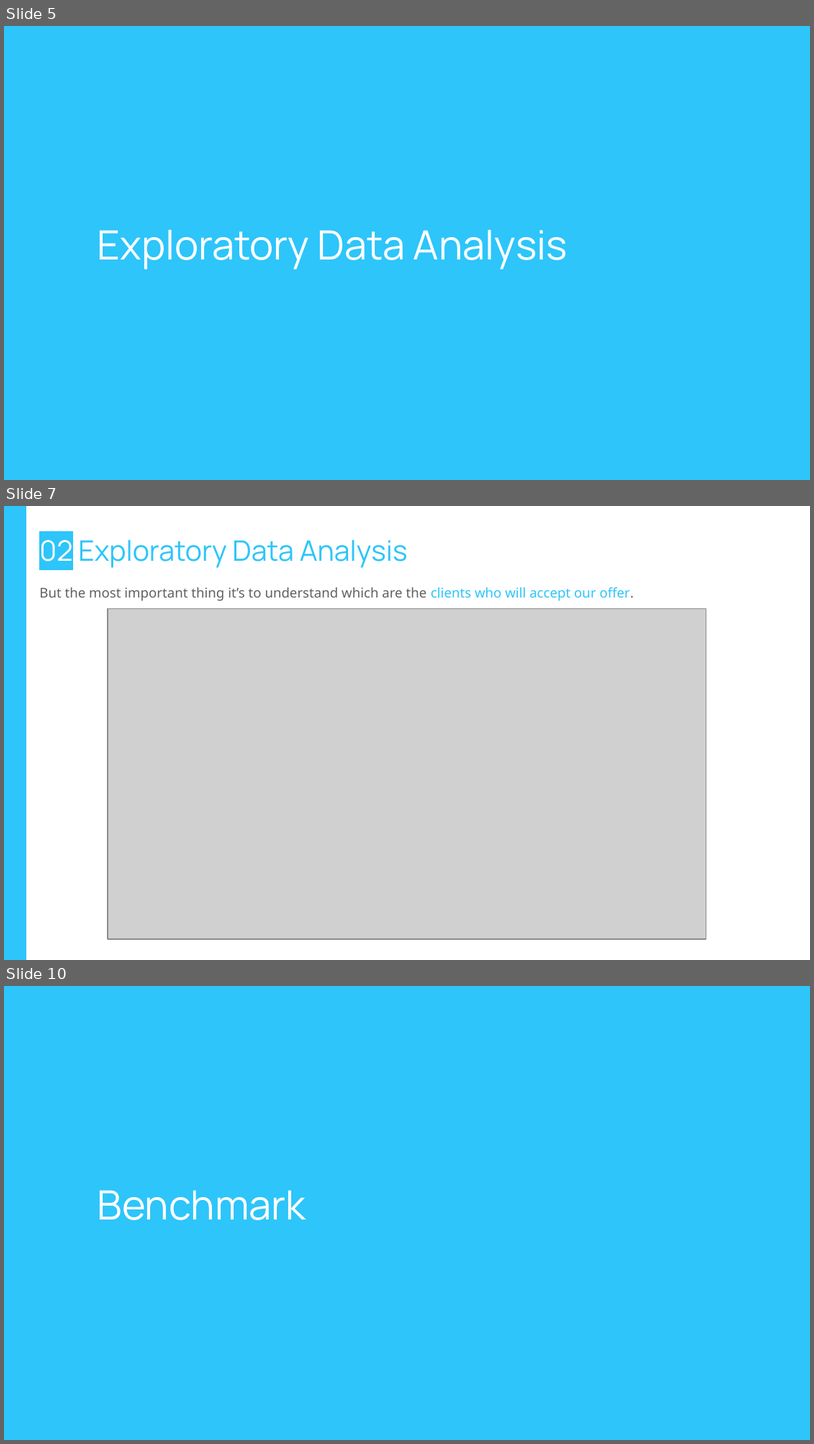
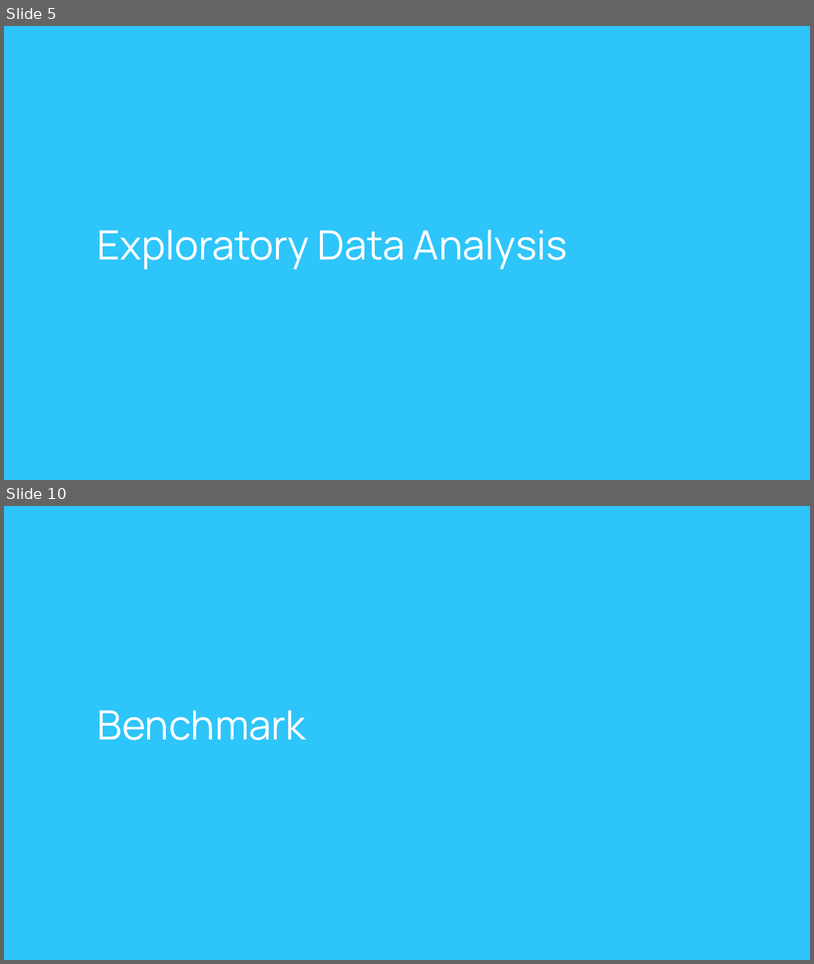
Before and after one commit to dplazau/ironhack-bootcamp, a slide deck: projects/ironhack-final-project/src/presentation/final-project-slides.pptx. Shown one above the other, each under a label of ours: slides 5, 7 and 10 before the commit, slides 5 and 10 after it; the slides between them are not shown. The pictures are 814x1444 and 814x964 pixels, drawn with LibreOffice and Linux fonts; fonts in the diff are those of the drawing; grey boxes stand for pictures; background and template pictures are left out. Boxes give left, top, right and bottom in pixels: in the first picture for what was removed or moved away, otherwise in the second. Text is boxed around its words. In the diff, an @@ line names an element or a change of style, - is before the commit and + after.

```diff
--- a/projects/ironhack-final-project/src/presentation/final-project-slides.pptx
+++ b/projects/ironhack-final-project/src/presentation/final-project-slides.pptx
@@ slide 7 removed at <box>4,506,810,960</box>, background #FFFFFF @@
@@ rectangle removed at <box>4,506,26,960</box> @@
@@ title removed at <box>39,540,408,568</box> @@
-02 Exploratory Data Analysis
@@ text removed at <box>39,587,635,601</box> @@
-But the most important thing it’s to understand which are the clients who will accept our offer.
@@ picture removed at <box>108,608,707,938</box> @@
```
Also in this commit, not shown: 13 slides changed, 3 slides added, 5 other slides removed, 3 other files.
